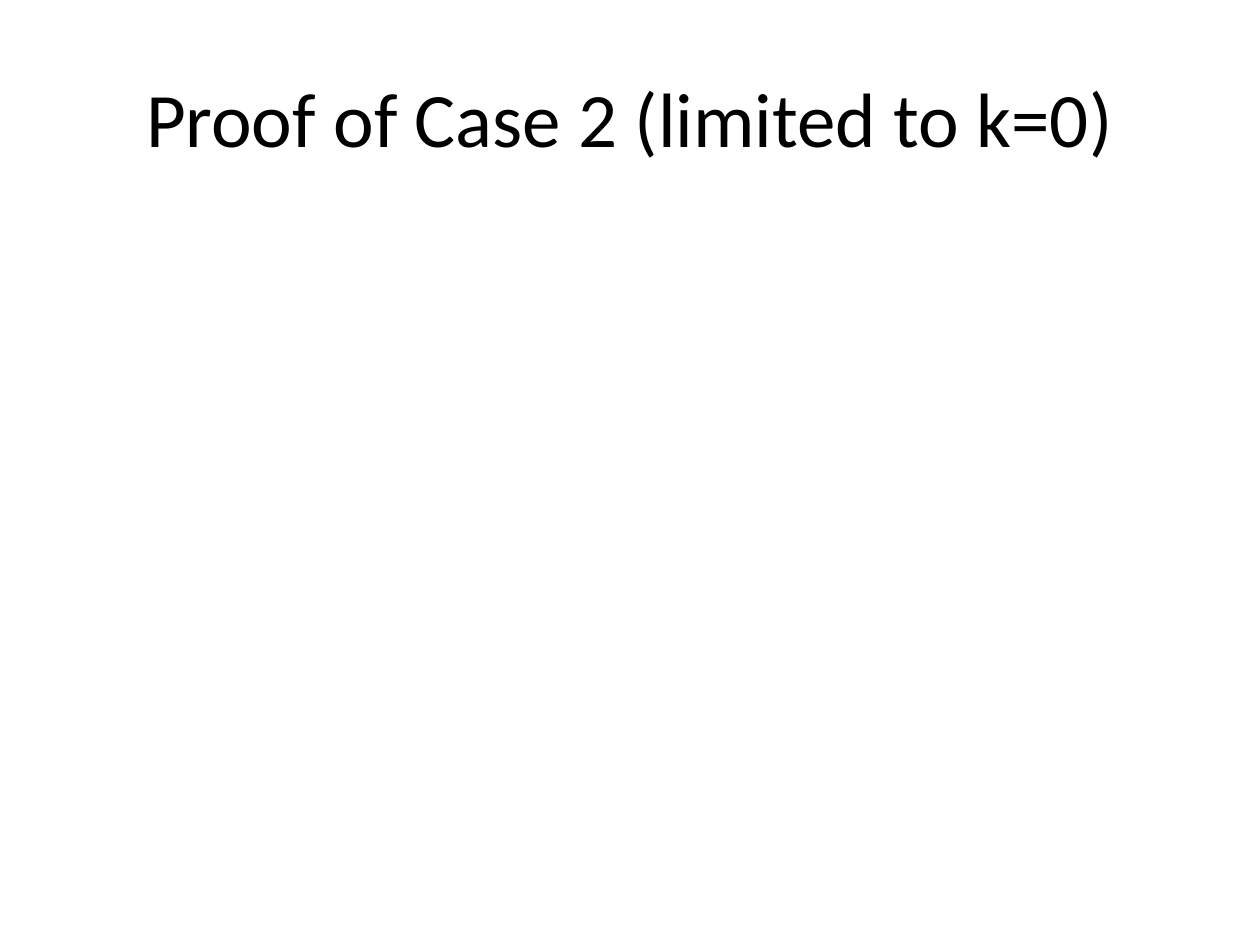
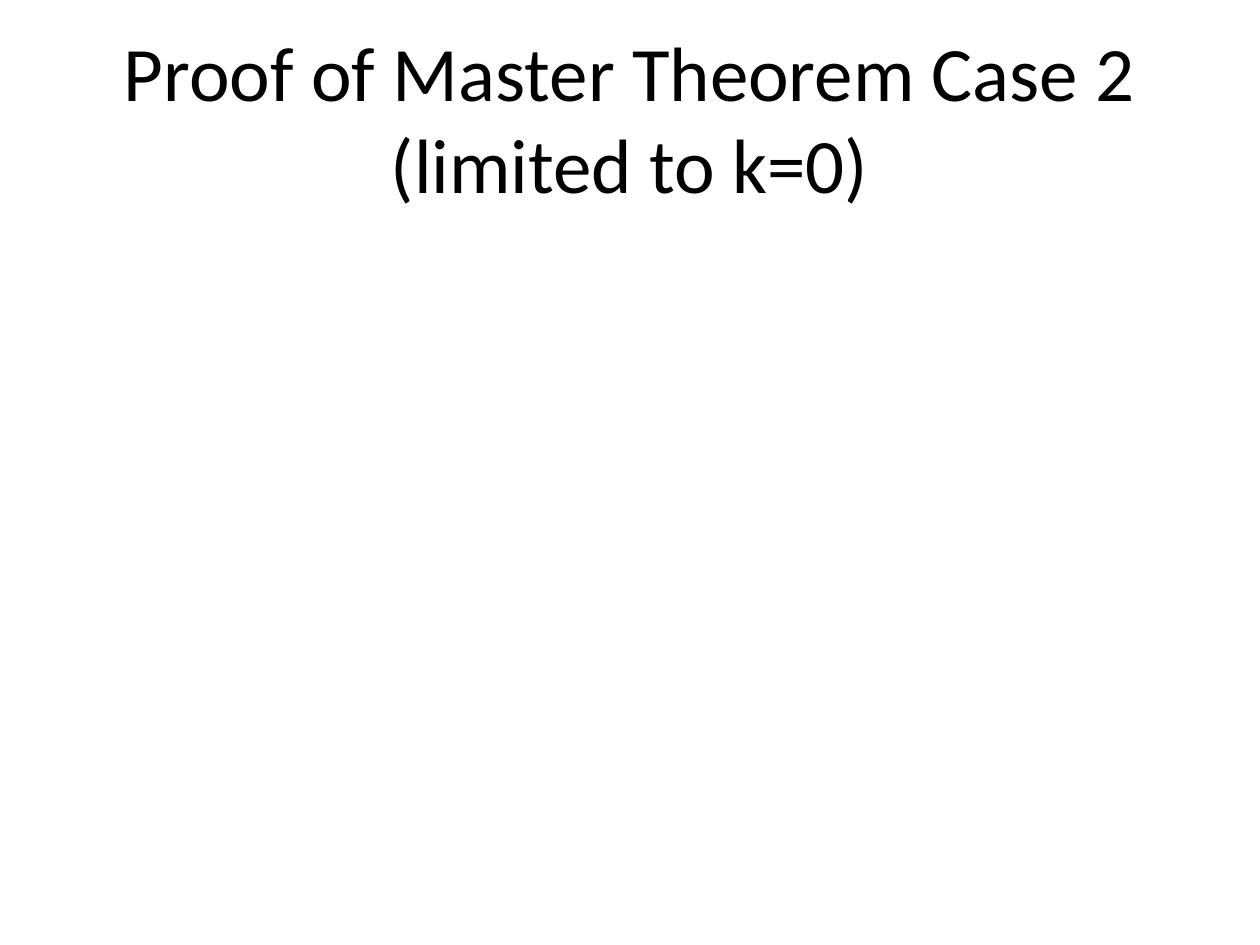
Before and after one commit to ucoruh/ce100-algorithms-and-programming-II, a slide deck: slide 56 of docs/week-2/ce100-week-2-recurrence.md_word.pptx. Drawn at 1260x945 pixels with LibreOffice and Linux fonts; fonts in the diff are those of the drawing. Boxes give left, top, right and bottom in pixels: in the first picture for what was removed or moved away, otherwise in the second. Text is boxed around its words. In the diff, an @@ line names an element or a change of style, - is before the commit and + after.

```diff
--- a/docs/week-2/ce100-week-2-recurrence.md_word.pptx
+++ b/docs/week-2/ce100-week-2-recurrence.md_word.pptx
@@ title at (124, 47, 1135, 204): text changed @@
-Proof of Case 2 (limited to k=0)
+Proof of Master Theorem Case 2 (limited to k=0)
```
Also in this commit, not shown: 53 other slides changed, 13 other files.
